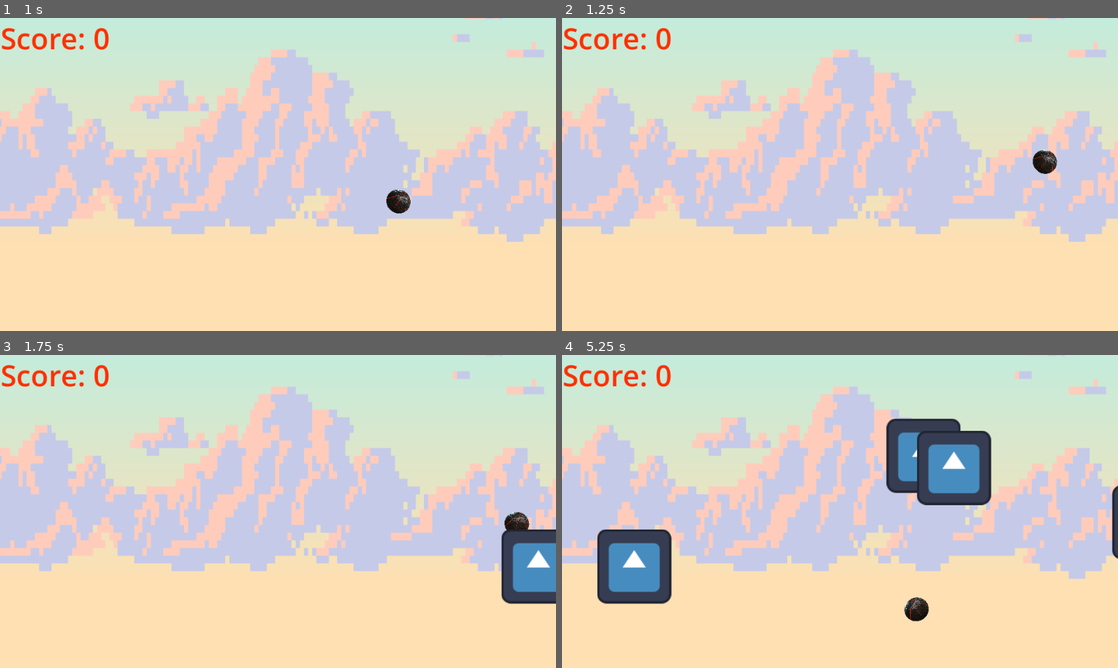
Above: before the commit, frames 1-4 (two rows, left to right).
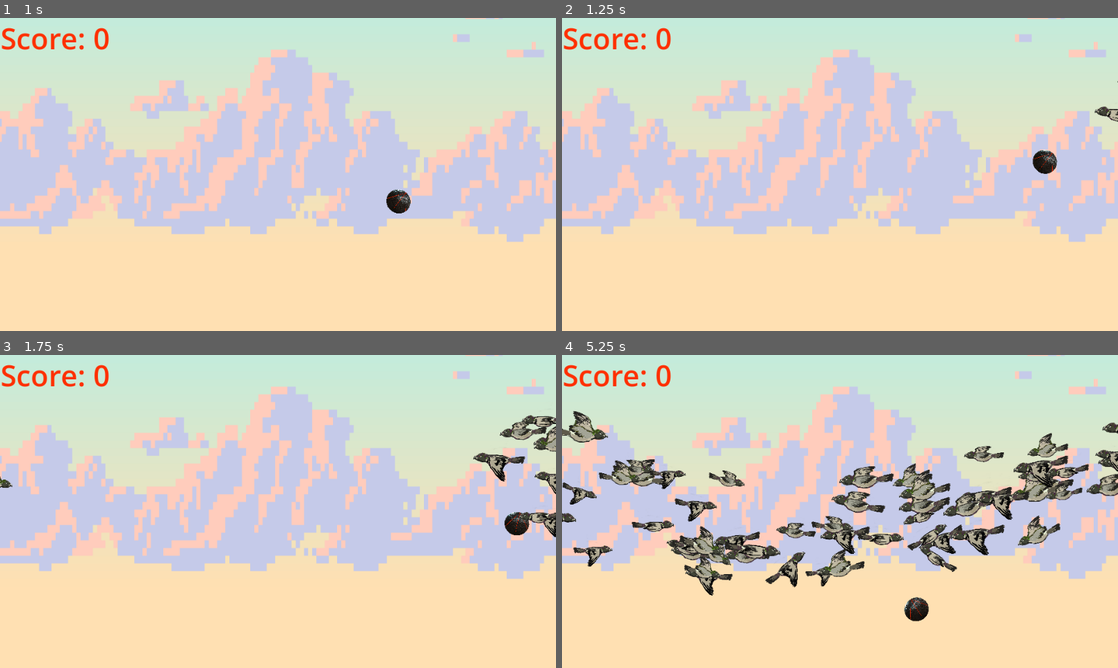
Above: after the commit, the same moments.

Repository: terebigeemu/utsjam
Game: Godot game, scene res://main.tscn
The game is run twice, just before and just after one commit, with the same random seed, the same clock (stepped at 60 frames per second) and the same inputs. The engine's default icon, where the game draws it, is replaced by a stand-in: a white triangle on a blue panel in a dark square.
Inputs (mouse positions are in pixels of both pictures, inside the frame that each line leads up to):
- Up to frame 1 (1 s): tap Enter at 0.5 s; move the mouse to (400, 158) at 0.52 s; click (400, 158) at 0.6 s
- Up to frame 2 (1.25 s): no input
- Up to frame 3 (1.75 s): move the mouse to (166, 527) at 1.27 s; click (166, 527) at 1.35 s
- Up to frame 4 (5.25 s): move the mouse to (895, 442) at 2.02 s; click (895, 442) at 2.1 s; move the mouse to (812, 574) at 2.77 s; click (812, 574) at 2.85 s; move the mouse to (1006, 558) at 3.52 s; click (1006, 558) at 3.6 s; move the mouse to (673, 464) at 4.27 s; click (673, 464) at 4.35 s; move the mouse to (867, 511) at 5.02 s; click (867, 511) at 5.1 s

Frame 1 is identical in both runs. In frame 2, 0.1% of the frame differs, in the area x 95-100%, y 20-34%; in frame 3, 3.7%; in frame 4, 19%, in the area x 0-100%, y 17-80%.

Commit message:
Animatable Body Collision Coupling

Diff:
--- a/Scripts/Timers.gd
+++ b/Scripts/Timers.gd
@@ -1,6 +1,6 @@
 extends Node2D
 
-const bird = preload("res://bird.tscn")
+const bird = preload("res://test/test_bird.tscn")
 
 func _ready():
 	_random_time()
@@ -11,6 +11,20 @@
 
 
 func _on_spawn_timer_timeout() -> void:
-	var new_bird = bird.instantiate()
-	add_child(new_bird)
-	_random_time()
+	for i in range(20):
+		var pos := Vector2.from_angle(2*PI*randf())
+		pos *= 100 * randf()
+		pos += Vector2(-100,randf_range(100,200))
+		pigeon_spawn(pos)
+
+func pigeon_spawn(pos):
+	var instance = bird.instantiate()
+#	# randomly give them the diff stuff
+
+	if randf() < 0.5:
+		instance.scale.x = -1
+		# very naughty practice
+		instance.position = pos - Vector2(100,0)
+	else:
+		instance.position = pos + Vector2(960+200,0)
+	add_child(instance)
--- a/scripts/test_bird.gd
+++ b/scripts/test_bird.gd
@@ -1,8 +1,8 @@
 extends Node2D
 # Written by Leo
-@onready var sprite = get_node("RigidBody2D/AnimatedSprite2D")
-@onready var collision_shape = get_node("RigidBody2D/CollisionShape2D")
-@onready var physics = get_node("RigidBody2D")
+@onready var sprite = get_node("AnimatableBody2D/AnimatedSprite2D")
+@onready var collision_shape = get_node("AnimatableBody2D/CollisionShape2D")
+@onready var physics = get_node("AnimatableBody2D")
 var playing_forward := true
 var sprite_speed : float
 #var AngofAtk : float
@@ -13,7 +13,7 @@
 	# Vary the bird size
 	var resizing : float = 0.16 + 0.1 * randf()
 	sprite.scale = Vector2(resizing,resizing)
-	collision_shape.scale = Vector2(resizing,resizing)
+	collision_shape.scale = Vector2(resizing*5,resizing*5)
 	# original size is 400px
 	# Initial Angle of Attack
 	sprite.rotation = (-0.01 + 0.15 * randf())
@@ -39,15 +39,15 @@
 
 func _process(delta: float) -> void:
 	# drop_rate
-	var drop : float = -((sprite.rotation + PI/2 )/PI)**.7 * 0.015
+	var drop : float = -((sprite.rotation + PI/2 )/PI)**.7 * 0.01
 	sprite.rotate(drop)
 	if sprite.rotation < - PI/2 or sprite.rotation > PI/2:
 		sprite.rotation = (-0.01 + 0.15 * randf())
 	var translation := Vector2.from_angle(sprite.rotation - 0.226).normalized()
-	sprite.position += translation * - sprite_speed * 100 * delta
-	collision_shape.position = sprite.position
+	physics.position += translation * - sprite_speed * 300 * delta
+	#physics.position = sprite.position
 	# Force the bird to fly up if it is crashing into the ground
-	if sprite.global_position.y > 300:
-		sprite.rotate(-drop * 1.2)
+	if sprite.global_position.y > 350:
+		sprite.rotate(-drop * 1.5)
 	if sprite.global_position.x > 1360 or position.x < -200:
 		queue_free()
--- a/test/test_bird.tscn
+++ b/test/test_bird.tscn
@@ -32,15 +32,14 @@
 position = Vector2(-1, -1)
 script = ExtResource("1_ejgwb")
 
-[node name="RigidBody2D" type="RigidBody2D" parent="." unique_id=1973706082]
-gravity_scale = 0.0
+[node name="AnimatableBody2D" type="AnimatableBody2D" parent="." unique_id=1983407413]
 
-[node name="AnimatedSprite2D" type="AnimatedSprite2D" parent="RigidBody2D" unique_id=1169822462]
+[node name="AnimatedSprite2D" type="AnimatedSprite2D" parent="AnimatableBody2D" unique_id=1169822462]
 sprite_frames = SubResource("SpriteFrames_s3r25")
 animation = &"flap"
 
-[node name="CollisionShape2D" type="CollisionShape2D" parent="RigidBody2D" unique_id=1758691481]
+[node name="CollisionShape2D" type="CollisionShape2D" parent="AnimatableBody2D" unique_id=1758691481]
 scale = Vector2(8, 8)
 shape = SubResource("CircleShape2D_72jeb")
 
-[connection signal="animation_finished" from="RigidBody2D/AnimatedSprite2D" to="." method="_on_animation_finished"]
+[connection signal="animation_finished" from="AnimatableBody2D/AnimatedSprite2D" to="." method="_on_animation_finished"]
--- a/test/test_flock_scene.gd
+++ b/test/test_flock_scene.gd
@@ -24,7 +24,6 @@
 #	# randomly give them the diff stuff
 
 	if randf() < 0.5:
-		#instance.get_node("AnimatedSprite2D").flip_h = true
 		instance.scale.x = -1
 		# very naughty practice
 		instance.position = pos - Vector2(100,0)
